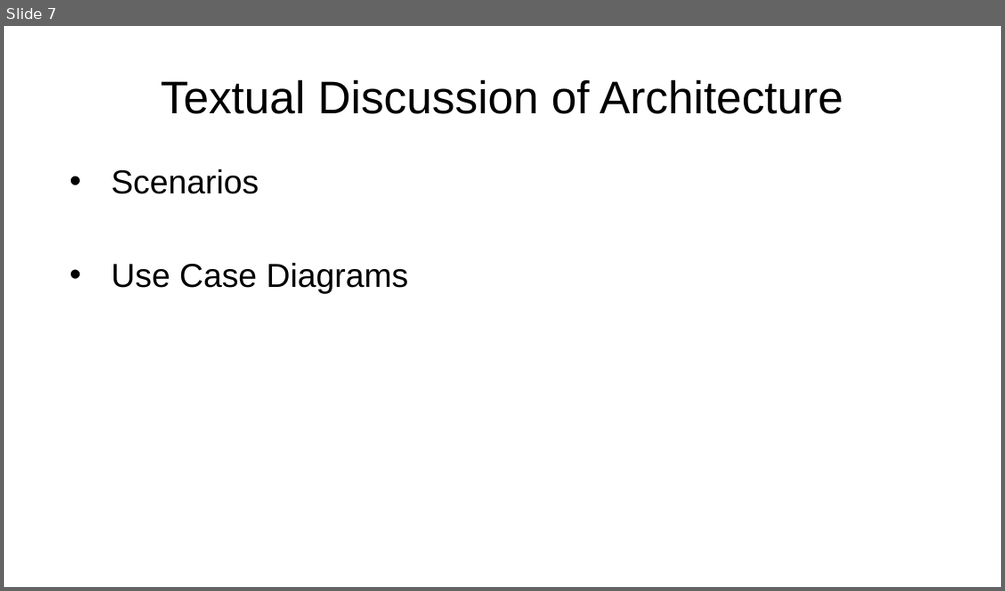
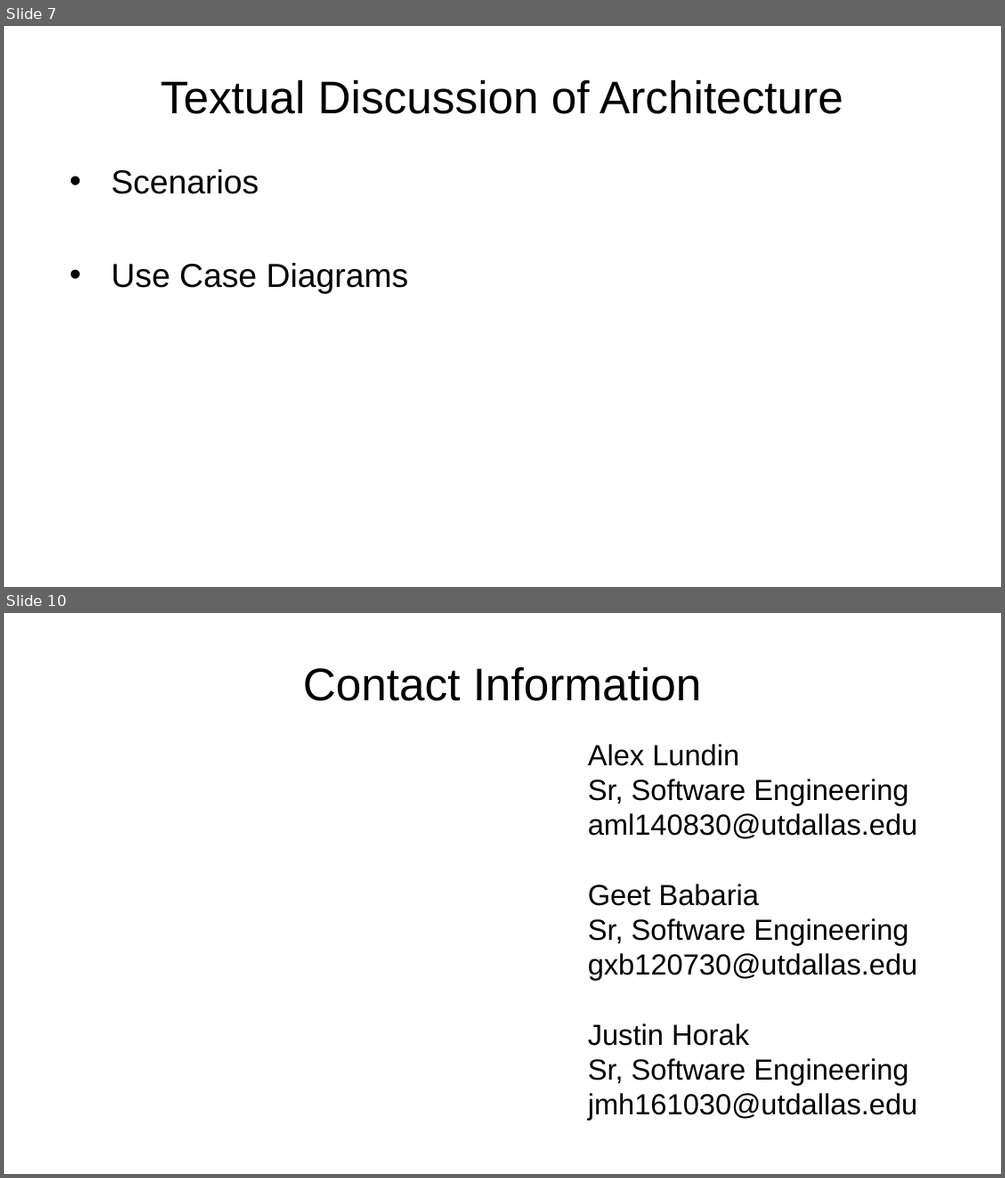
Before and after one commit to AlexLundinEducational/UTDFall2018, a slide deck: 2.1-SE-4352.001-AandD/Homework/Homework3/Homework3.pptx. Shown one above the other, each under a label of ours: slide 7 before the commit, slides 7 and 10 after it; the slides between them are not shown. The pictures are 1005x591 and 1005x1178 pixels, drawn with LibreOffice and Linux fonts; fonts in the diff are those of the drawing; background and template pictures are left out. Boxes give left, top, right and bottom in pixels: in the first picture for what was removed or moved away, otherwise in the second. Text is boxed around its words. In the diff, an @@ line names an element or a change of style, - is before the commit and + after.

```diff
--- a/2.1-SE-4352.001-AandD/Homework/Homework3/Homework3.pptx
+++ b/2.1-SE-4352.001-AandD/Homework/Homework3/Homework3.pptx
@@ slide 10 added at <box>4,613,1001,1174</box>, background picture (left out) @@
@@ title added at <box>303,666,702,701</box>, 44 pt, text #000000 @@
+Contact Information
@@ text added at <box>588,744,918,1119</box>, 28 pt, text #000000 @@
+Alex Lundin
+Sr, Software Engineering
+aml140830@utdallas.edu
+Geet Babaria
+Sr, Software Engineering
+gxb120730@utdallas.edu
+Justin Horak
+Sr, Software Engineering
+jmh161030@utdallas.edu
```
Also in this commit, not shown: 1 slide changed, 1 other slide added, 1 other file.
